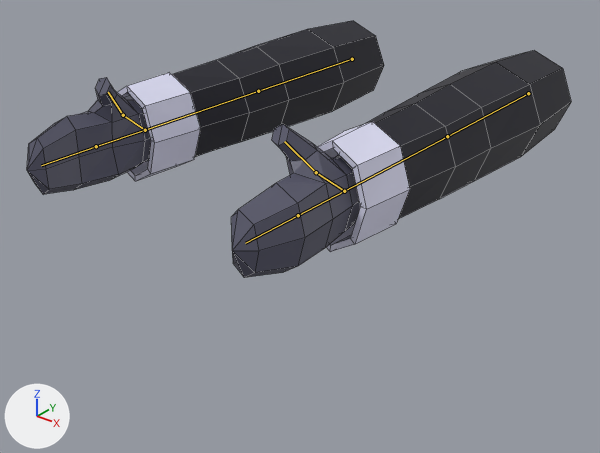
What one commit did to the Blender file assets/player_arms.blend.
Camera for both pictures: a camera (50 mm lens) standing at (0.802, -1.429, 0.45) and looking at (-0.014, -0.41, -0.182). Every picture has the same lights, and +X, +Y and +Z are marked at lower left. The bones that bend it are drawn over the model as lines. Mesh edges are drawn as thin lines.

In view in the first picture: 'Arms', 'Sleeves'.
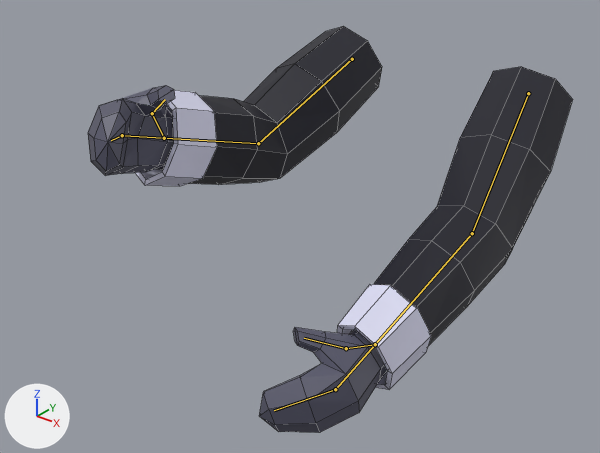
The newer file adds an action. The first version stands in its rest pose; the second is drawn at frame 8 of the action 'Run-loop'.

Diff of the bpy script that builds the scene:
```diff
--- a/assets/player_arms.blend.py
+++ b/assets/player_arms.blend.py
@@ bone_shoulderl @@
 bone_shoulderl = bpy.data.objects['Armature'].pose.bones['ShoulderL']
-bone_shoulderl.rotation_quaternion = (1.0, 0.0, 0.0, 0.0)  # degrees (0, 0, 0)
+bone_shoulderl.rotation_quaternion = (0.939, 0.342, 0.004, -0.043)  # degrees (40, 2, -5)
@@ bone_elbowl @@
 bone_elbowl = bpy.data.objects['Armature'].pose.bones['ElbowL']  # child of 'ShoulderL'
-bone_elbowl.rotation_quaternion = (1.0, 0.0, 0.0, 0.0)  # degrees (0, 0, 0)
+bone_elbowl.rotation_quaternion = (0.984, -0.155, 0.0, 0.087)  # degrees (-18, 2, 10)
@@ bone_fingersl @@
 bone_fingersl = bpy.data.objects['Armature'].pose.bones['FingersL']  # child of 'HandL'
-bone_fingersl.rotation_quaternion = (1.0, 0.0, 0.0, 0.0)  # degrees (0, 0, 0)
+bone_fingersl.rotation_quaternion = (0.954, 0.0, 0.0, 0.301)  # degrees (0, 0, 35)
@@ bone_thumb2l @@
 bone_thumb2l = bpy.data.objects['Armature'].pose.bones['Thumb2L']  # child of 'Thumb1L'
-bone_thumb2l.rotation_quaternion = (1.0, 0.0, 0.0, 0.0)  # degrees (0, 0, 0)
+bone_thumb2l.rotation_quaternion = (0.955, 0.035, 0.098, 0.279)  # degrees (7, 10, 33)
@@ bone_shoulderr @@
 bone_shoulderr = bpy.data.objects['Armature'].pose.bones['ShoulderR']
-bone_shoulderr.rotation_quaternion = (1.0, 0.0, 0.0, 0.0)  # degrees (0, 0, 0)
+bone_shoulderr.rotation_quaternion = (0.979, 0.199, 0.003, 0.044)  # degrees (23, -1, 5)
@@ bone_elbowr @@
 bone_elbowr = bpy.data.objects['Armature'].pose.bones['ElbowR']  # child of 'ShoulderR'
-bone_elbowr.rotation_quaternion = (1.0, 0.0, 0.0, 0.0)  # degrees (0, 0, 0)
+bone_elbowr.rotation_quaternion = (0.93, -0.357, 0.0, -0.087)  # degrees (-42, -4, -9)
@@ bone_fingersr @@
 bone_fingersr = bpy.data.objects['Armature'].pose.bones['FingersR']  # child of 'HandR'
-bone_fingersr.rotation_quaternion = (1.0, 0.0, 0.0, 0.0)  # degrees (0, 0, 0)
+bone_fingersr.rotation_quaternion = (0.954, 0.0, 0.0, -0.301)  # degrees (0, 0, -35)
@@ bone_thumb2r @@
 bone_thumb2r = bpy.data.objects['Armature'].pose.bones['Thumb2R']  # child of 'Thumb1R'
-bone_thumb2r.rotation_quaternion = (1.0, 0.0, 0.0, 0.0)  # degrees (0, 0, 0)
+bone_thumb2r.rotation_quaternion = (0.955, 0.035, -0.098, -0.279)  # degrees (7, -10, -33)
```

Pixel boxes (x1, y1, x2, y2) of what changed, in the pictures (600 x 453 px):
'Sleeves', posed (57% taller): before (117, 21, 571, 252); after (135, 26, 573, 390)
'Arms', posed (10% narrower, 73% taller): before (27, 77, 360, 278); after (88, 85, 387, 433)
bone 'ShoulderL', root to tip: before (528, 93) to (447, 136); after (528, 93) to (472, 233)
bone 'ElbowL', root to tip: before (447, 136) to (344, 191); after (472, 233) to (375, 344)
bone 'FingersL', root to tip: before (298, 215) to (245, 243); after (335, 389) to (274, 410)
bone 'Thumb2L', root to tip: before (316, 172) to (284, 141); after (346, 348) to (304, 338)
bone 'ShoulderR', root to tip: before (352, 59) to (258, 91); after (352, 59) to (258, 143)
bone 'ElbowR', root to tip: before (258, 91) to (145, 130); after (258, 143) to (164, 138)
bone 'FingersR', root to tip: before (96, 146) to (41, 165); after (122, 135) to (111, 140)
bone 'Thumb2R', root to tip: before (123, 115) to (108, 92); after (152, 113) to (165, 99)
